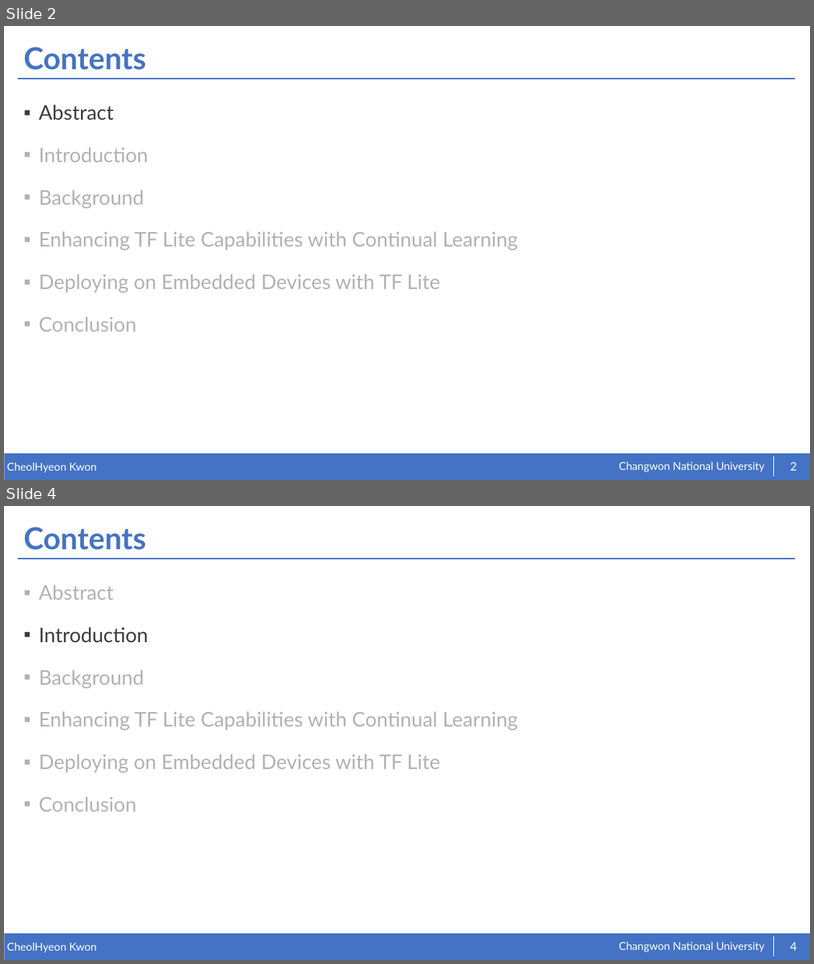
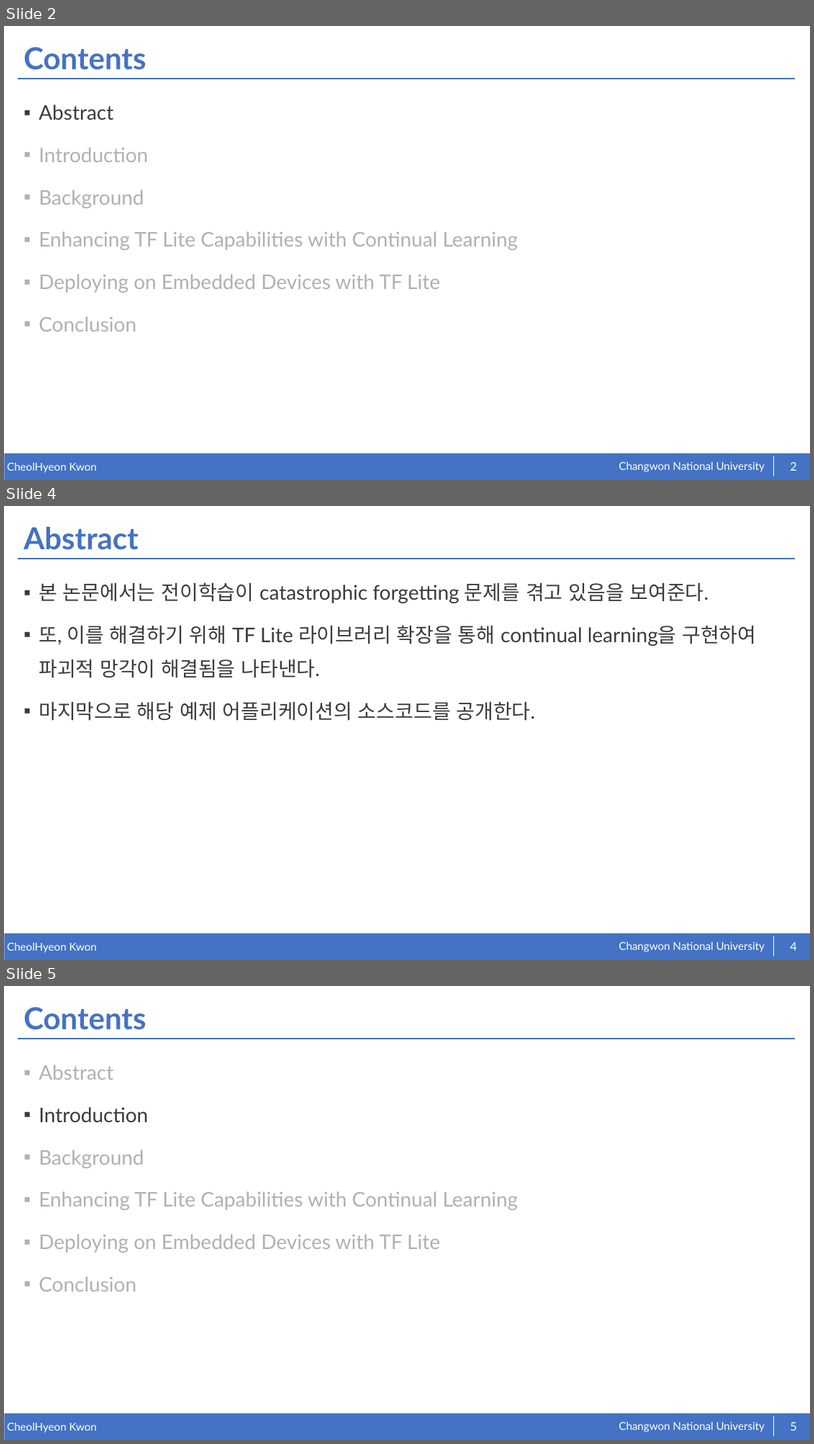
Before and after one commit to kkcchh9999/Studied_in_NOSLab, a slide deck: presentation/Continual Learning on the Edge with TensorFlow Lite.pptx. Shown one above the other, each under a label of ours: slides 2 and 4 before the commit, slides 2, 4 and 5 after it; the slides between them are not shown. The pictures are 814x964 and 814x1444 pixels, drawn with LibreOffice and Linux fonts; fonts in the diff are those of the drawing. Boxes give left, top, right and bottom in pixels: in the first picture for what was removed or moved away, otherwise in the second. Text is boxed around its words. In the diff, an @@ line names an element or a change of style, - is before the commit and + after.

```diff
--- a/presentation/Continual Learning on the Edge with TensorFlow Lite.pptx
+++ b/presentation/Continual Learning on the Edge with TensorFlow Lite.pptx
@@ slide 4 added at (4,506,810,960), background #FFFFFF; not listed: 5 template elements that a slide beside it also shows @@
@@ title added at (23,527,139,550), 36 pt, text #4472C4, bold @@
+Abstract
@@ text added at (39,582,756,721), 24 pt, text #3B3B3B @@
+▪ 본 논문에서는 전이학습이 catastrophic forgetting 문제를 겪고 있음을 보여준다.
+▪ 또, 이를 해결하기 위해 TF Lite 라이브러리 확장을 통해 continual learning을 구현하여 파괴적 망각이 해결됨을 나타낸다.
+▪ 마지막으로 해당 예제 어플리케이션의 소스코드를 공개한다.
@@ page number added at (790,942,797,950), 14 pt, text #FFFFFF @@
+4
@@ what was slide 4 is now slide 5 @@
@@ page number at (790,1422,797,1430): text changed @@
-4
+5
```
Also in this commit, not shown: 1 slide changed, 5 other slides added.
